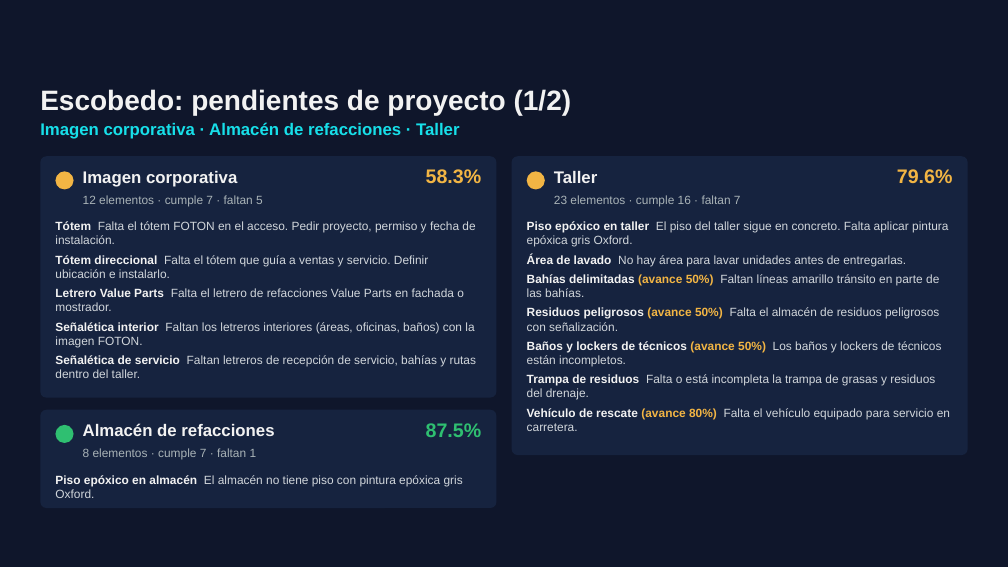
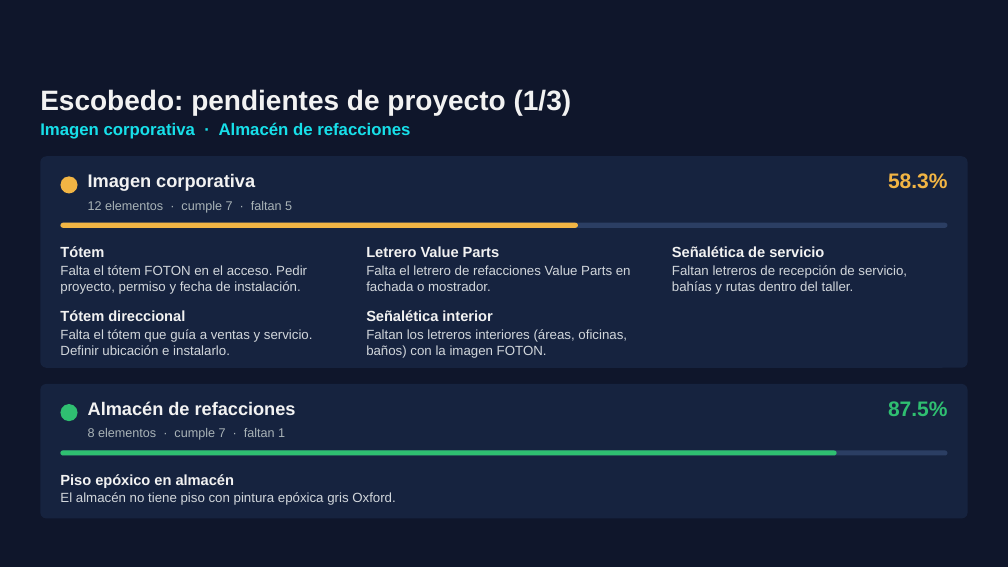
Before and after one commit to ReneDiz/Estatus-Distribuidores, a slide deck: slide 14 of presentacion/Grupo_Velcen_Estatus_nov2026.pptx. Drawn at 1008x567 pixels with LibreOffice and Linux fonts; fonts in the diff are those of the drawing; background and template pictures are left out. Boxes give left, top, right and bottom in pixels: in the first picture for what was removed or moved away, otherwise in the second. Text is boxed around its words. In the diff, an @@ line names an element or a change of style, - is before the commit and + after.

```diff
--- a/presentacion/Grupo_Velcen_Estatus_nov2026.pptx
+++ b/presentacion/Grupo_Velcen_Estatus_nov2026.pptx
@@ text at (40,89,572,115): text changed @@
-Escobedo: pendientes de proyecto (1/2)
+Escobedo: pendientes de proyecto (1/3)
@@ text at (40,122,410,139): text changed @@
-Imagen corporativa · Almacén de refacciones · Taller
+Imagen corporativa · Almacén de refacciones
@@ rounded rectangle: place and size @@
-rounded rectangle at (40,156,496,398)
+rounded rectangle at (40,156,968,368)
@@ rounded rectangle at (40,156,968,368): proportions changed @@
@@ ellipse: place and size @@
-ellipse at (55,171,74,190)
+ellipse at (60,176,78,194)
@@ text "Imagen corporativa" at (88,173,255,191): size 12 to 13 pt @@
@@ rounded rectangle removed at (512,156,968,455) @@
@@ ellipse removed at (526,171,544,190) @@
@@ text removed at (554,171,597,183) @@
-Taller
@@ text "58.3%": place and size @@
-text "58.3%" at (426,169,482,184)
+text "58.3%" at (888,173,947,189)
@@ text "58.3%" at (888,173,947,189): size 14 to 15 pt @@
@@ text removed at (897,169,953,183) @@
-79.6%
@@ text "12 elementos · cumple 7 ..." at (88,201,292,213): size 8.5 to 9 pt @@
@@ text removed at (554,195,741,207) @@
-23 elementos · cumple 16 · faltan 7
@@ rounded rectangle: place and size @@
-rounded rectangle at (40,410,496,508)
+rounded rectangle at (60,223,578,228)
@@ rounded rectangle at (60,223,578,228): fill #16233F to #F2B544; proportions changed @@
@@ rounded rectangle added at (60,223,948,228), fill #2B3E63 @@
@@ text removed at (527,221,950,431) @@
-Piso epóxico en taller El piso del taller sigue en concreto. Falta aplicar pintura epóxica gris Oxford.
-Área de lavado No hay área para lavar unidades antes de entregarlas.
-Bahías delimitadas (avance 50%) Faltan líneas amarillo tránsito en parte de las bahías.
-Residuos peligrosos (avance 50%) Falta el almacén de residuos peligrosos con señalización.
-Baños y lockers de técnicos (avance 50%) Los baños y lockers de técnicos están incompletos.
-Trampa de residuos Falta o está incompleta la trampa de grasas y residuos del drenaje.
-Vehículo de rescate (avance 80%) Falta el vehículo equipado para servicio en carretera.
@@ text at (60,246,313,355): text changed; size 8.5 to 9.5 pt @@
-Tótem Falta el tótem FOTON en el acceso. Pedir proyecto, permiso y fecha de instalación.
-Tótem direccional Falta el tótem que guía a ventas y servicio. Definir ubicación e instalarlo.
-Letrero Value Parts Falta el letrero de refacciones Value Parts en fachada o mostrador.
-Señalética interior Faltan los letreros interiores (áreas, oficinas, baños) con la imagen FOTON.
-Señalética de servicio Faltan letreros de recepción de servicio, bahías y rutas dentro del taller.
+Tótem
+Falta el tótem FOTON en el acceso. Pedir proyecto, permiso y fecha de instalación.
+Tótem direccional
+Falta el tótem que guía a ventas y servicio. Definir ubicación e instalarlo.
@@ text added at (366,246,631,358), 9.5 pt, text #D1D6DB @@
+Letrero Value Parts
+Falta el letrero de refacciones Value Parts en fachada o mostrador.
+Señalética interior
+Faltan los letreros interiores (áreas, oficinas, baños) con la imagen FOTON.
@@ text added at (672,246,907,294), 9.5 pt, text #D1D6DB @@
+Señalética de servicio
+Faltan letreros de recepción de servicio, bahías y rutas dentro del taller.
@@ rounded rectangle added at (40,384,968,518), fill #16233F @@
@@ ellipse: place and size @@
-ellipse at (55,424,74,443)
+ellipse at (60,404,78,421)
@@ text "Almacén de refacciones" at (88,401,296,415): size 12 to 13 pt @@
@@ text "Almacén de refacciones": place and size @@
-text "Almacén de refacciones" at (83,423,274,436)
+text "Almacén de refacciones" at (88,401,296,415)
@@ text "87.5%" at (888,401,947,416): size 14 to 15 pt @@
@@ text "87.5%": place and size @@
-text "87.5%" at (426,423,482,437)
+text "87.5%" at (888,401,947,416)
@@ text "8 elementos · cumple 7 ..." at (88,428,285,440): size 8.5 to 9 pt @@
@@ text "8 elementos · cumple 7 ...": place and size @@
-text "8 elementos · cumple 7 ..." at (83,448,257,460)
+text "8 elementos · cumple 7 ..." at (88,428,285,440)
@@ text at (60,474,395,505): text changed; size 8.5 to 9.5 pt @@
-Piso epóxico en almacén El almacén no tiene piso con pintura epóxica gris Oxford.
+Piso epóxico en almacén
+El almacén no tiene piso con pintura epóxica gris Oxford.
@@ rounded rectangle added at (60,451,948,456), fill #2B3E63 @@
@@ rounded rectangle added at (60,451,837,456), fill #2FBF71 @@
```
Also in this commit, not shown: 8 other slides changed, 7 slides added, 4 slides removed, 3 other files.
